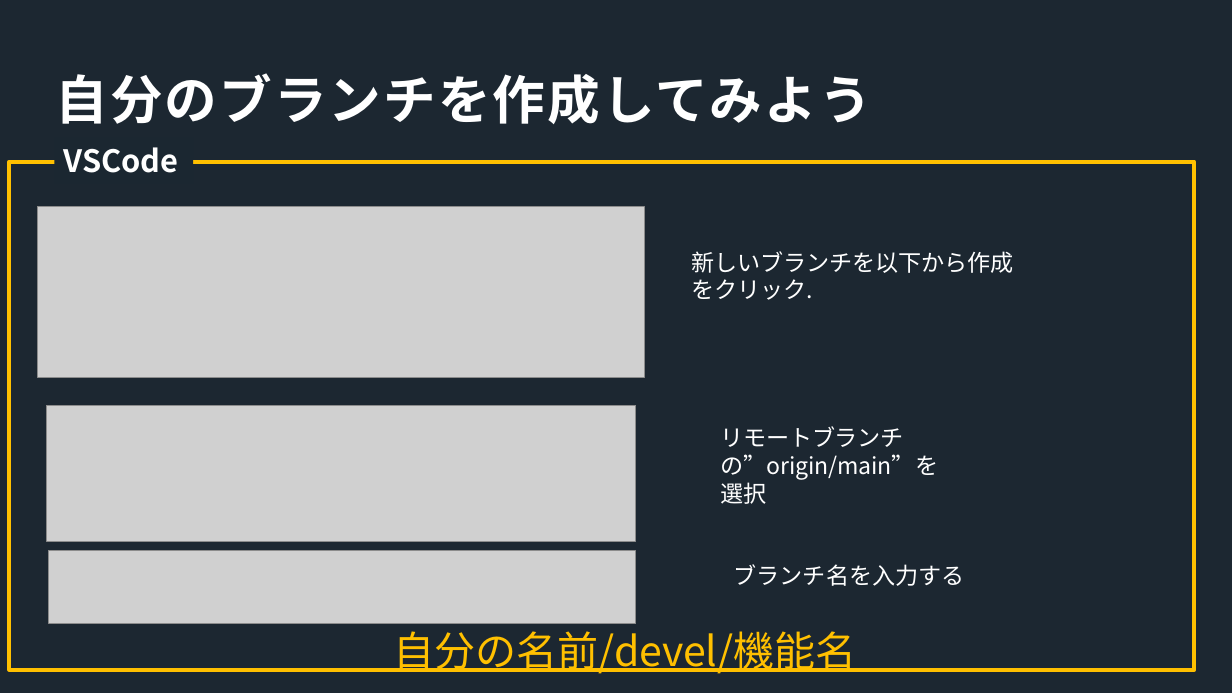
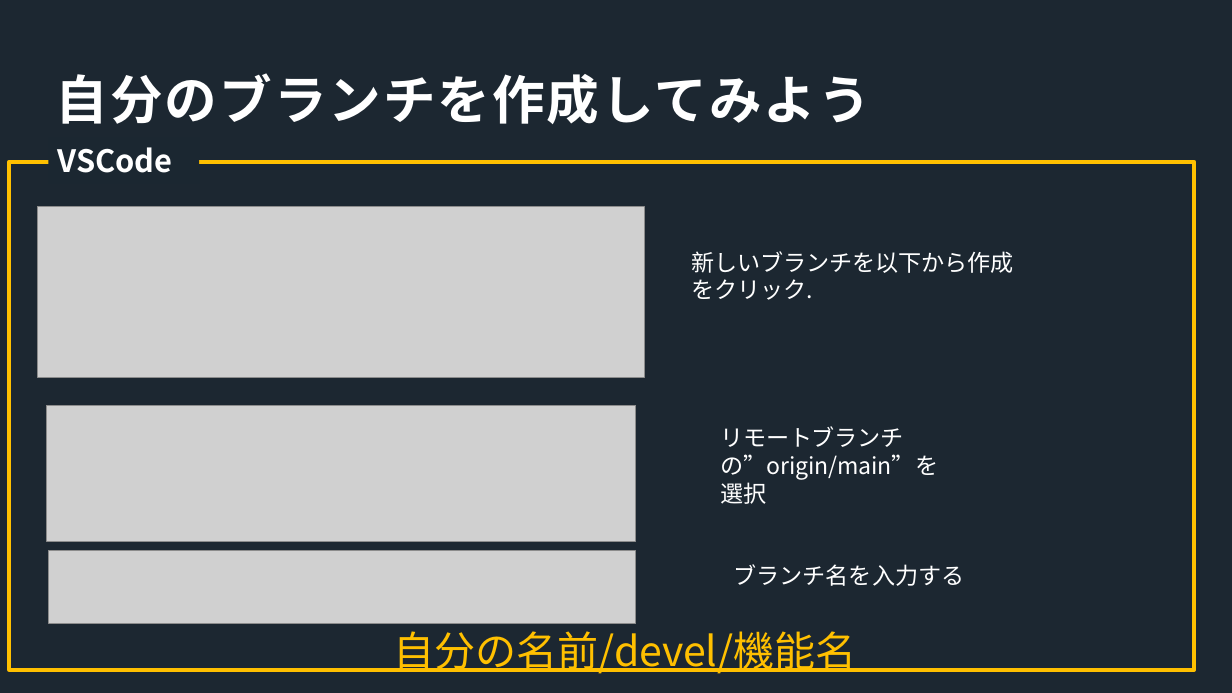
Before and after one commit to Amos2610/Github_training, a slide deck: slide 26 of Github講習会_叩き台.pptx. Drawn at 1232x693 pixels with LibreOffice and Linux fonts; fonts in the diff are those of the drawing; grey boxes stand for pictures. Boxes give left, top, right and bottom in pixels: in the first picture for what was removed or moved away, otherwise in the second. Text is boxed around its words. In the diff, an @@ line names an element or a change of style, - is before the commit and + after.

```diff
--- a/Github講習会_叩き台.pptx
+++ b/Github講習会_叩き台.pptx
@@ text "VSCode": place and size @@
-text "VSCode" at <box>63,147,178,173</box>
+text "VSCode" at <box>57,147,172,173</box>
```
Also in this commit, not shown: 34 other slides changed.
